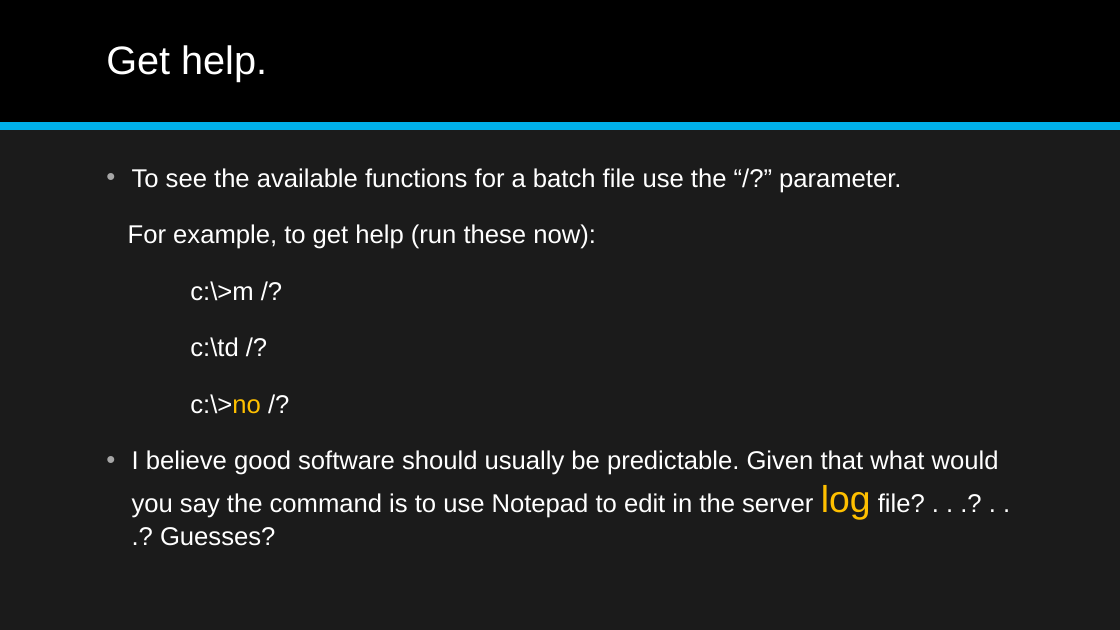
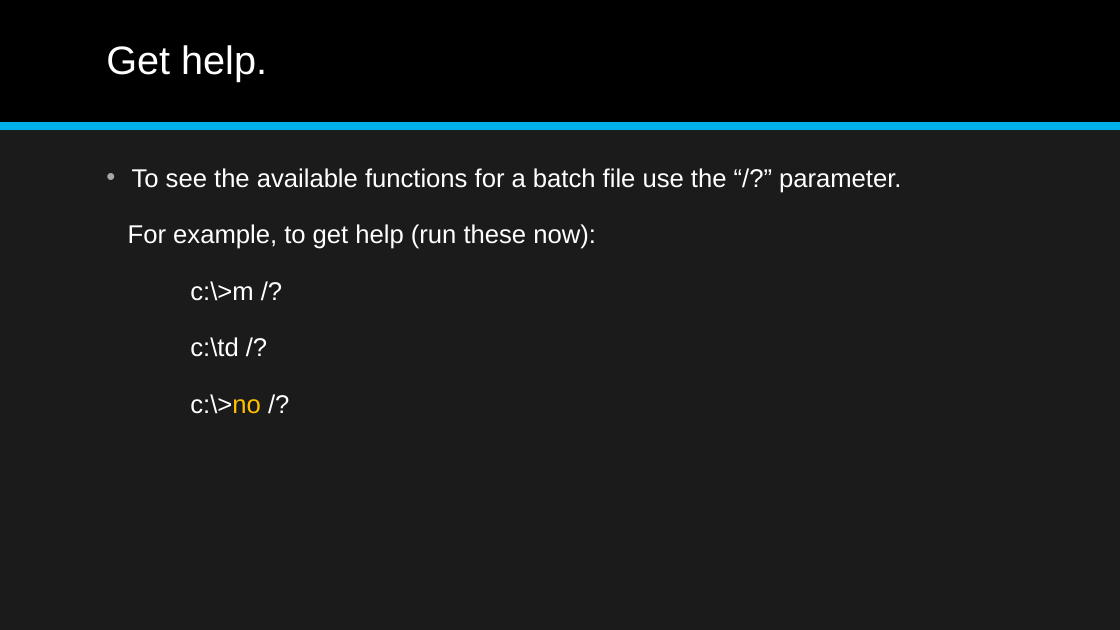
Before and after one commit to jonathan-r-jones/Composable-Batch-Files, a slide deck: slide 3 of Composable Batch File Helper.pptx (slide 5 before the commit). Drawn at 1120x630 pixels with LibreOffice and Linux fonts; fonts in the diff are those of the drawing. Boxes give left, top, right and bottom in pixels: in the first picture for what was removed or moved away, otherwise in the second. Text is boxed around its words. In the diff, an @@ line names an element or a change of style, - is before the commit and + after.

```diff
--- a/Composable Batch File Helper.pptx
+++ b/Composable Batch File Helper.pptx
@@ text at bbox=[132, 450, 999, 546]: paragraph removed @@
-• I believe good software should usually be predictable. Given that what would you say the command is to use Notepad to edit in the server log file? . . .? . . .? Guesses?
```
Also in this commit, not shown: 5 other slides changed, 4 slides removed, 9 other files.
